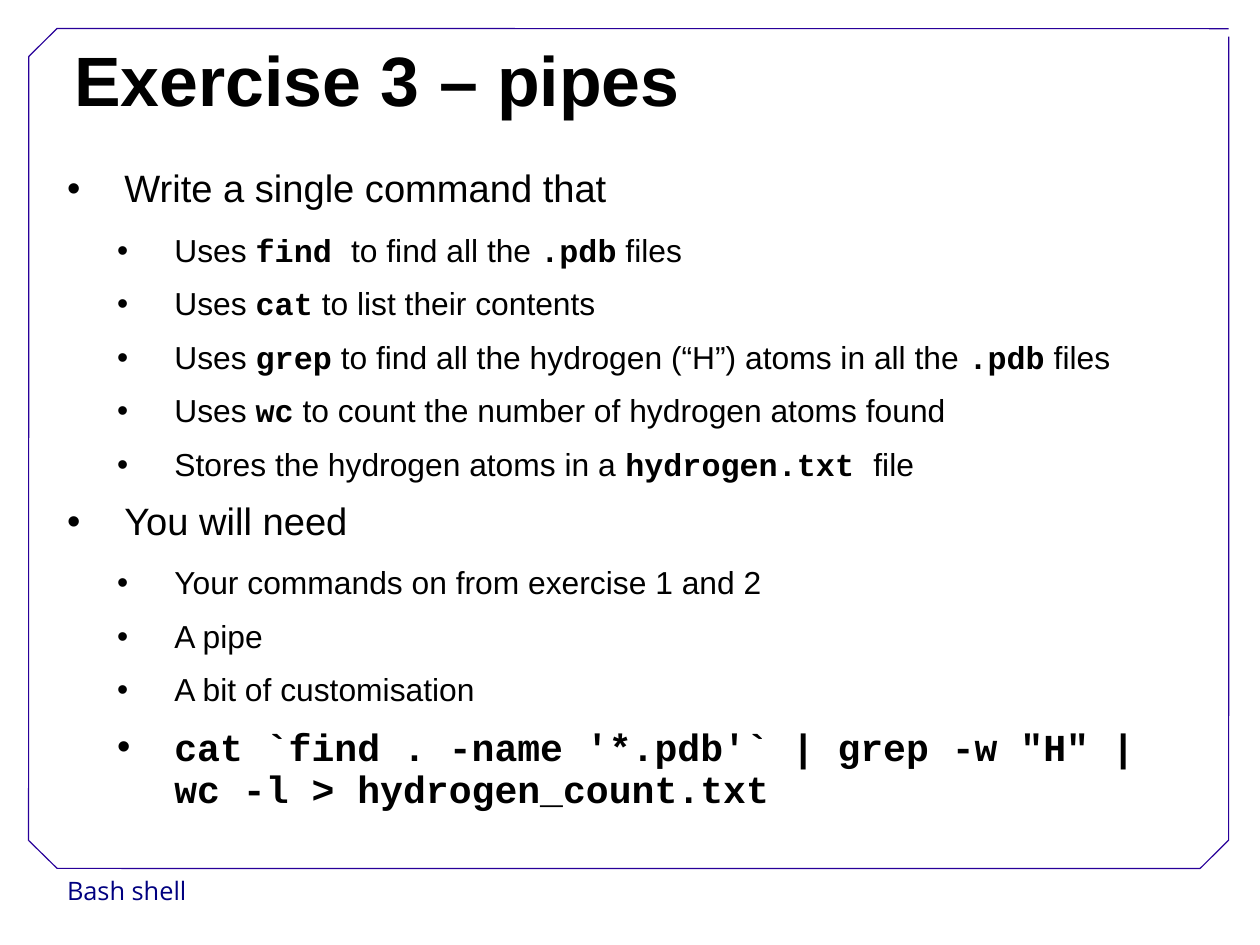
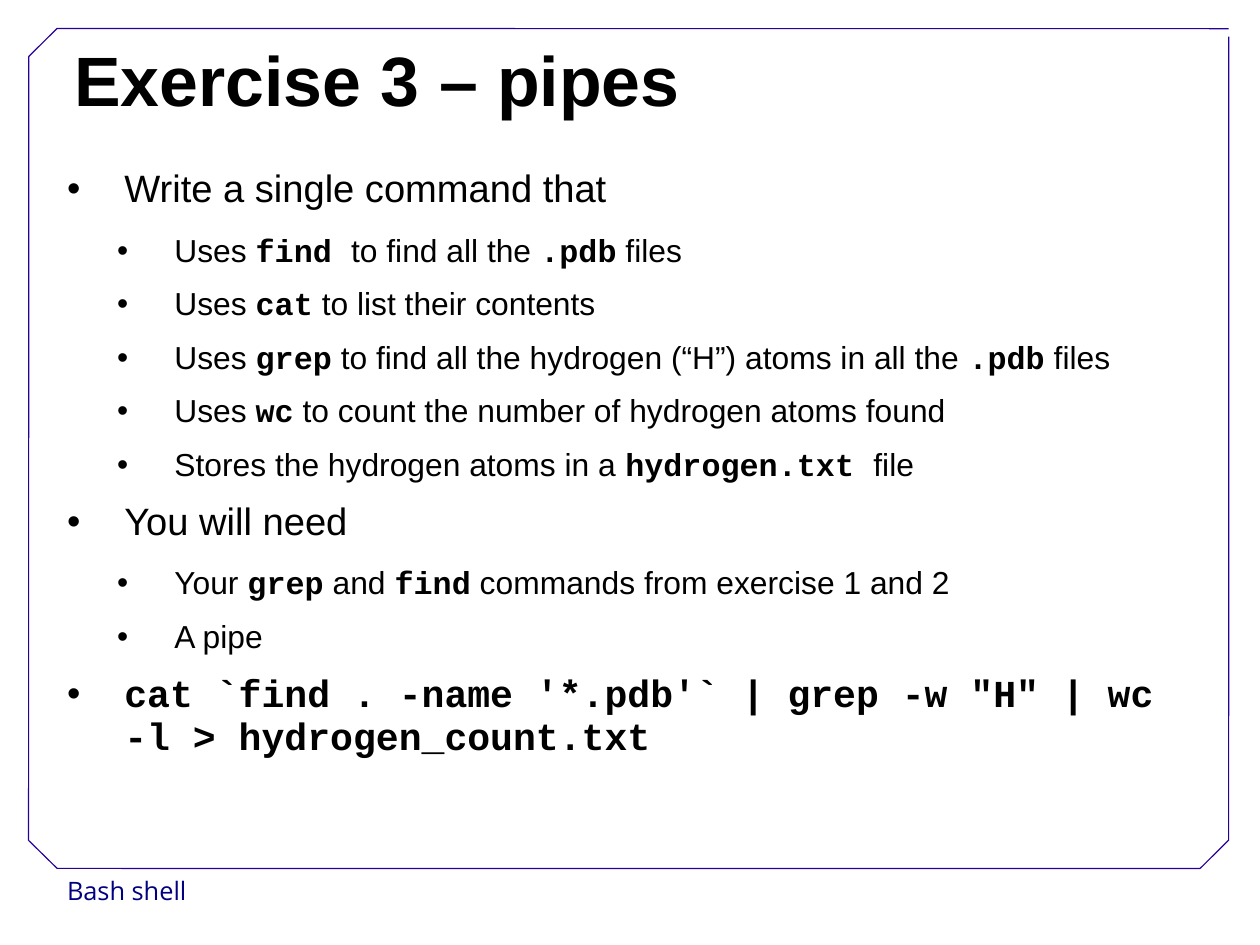
Before and after one commit to swcarpentry/DEPRECATED-boot-camps, a slide deck: slide 7 of BashShell.ppt. Drawn at 1260x945 pixels with LibreOffice and Linux fonts; fonts in the diff are those of the drawing; background and template pictures are left out. Boxes give left, top, right and bottom in pixels: in the first picture for what was removed or moved away, otherwise in the second. Text is boxed around its words. In the diff, an @@ line names an element or a change of style, - is before the commit and + after.

Commit message:
First complete version of bash presentation, script and exercises.

```diff
--- a/BashShell.ppt
+++ b/BashShell.ppt
@@ text at [174,571,950,601]: text changed @@
-  • Your commands on from exercise 1 and 2
+  • Your grep and find commands from exercise 1 and 2
@@ text at [124,680,1154,758]: list level 2 to 1 in "cat `find . -name '*.pdb'` ..." @@
@@ text at [174,678,474,702]: paragraph removed @@
-  • A bit of customisation
```
Also in this commit, not shown: 1 slide added, 3 slides removed, 19 other files.
